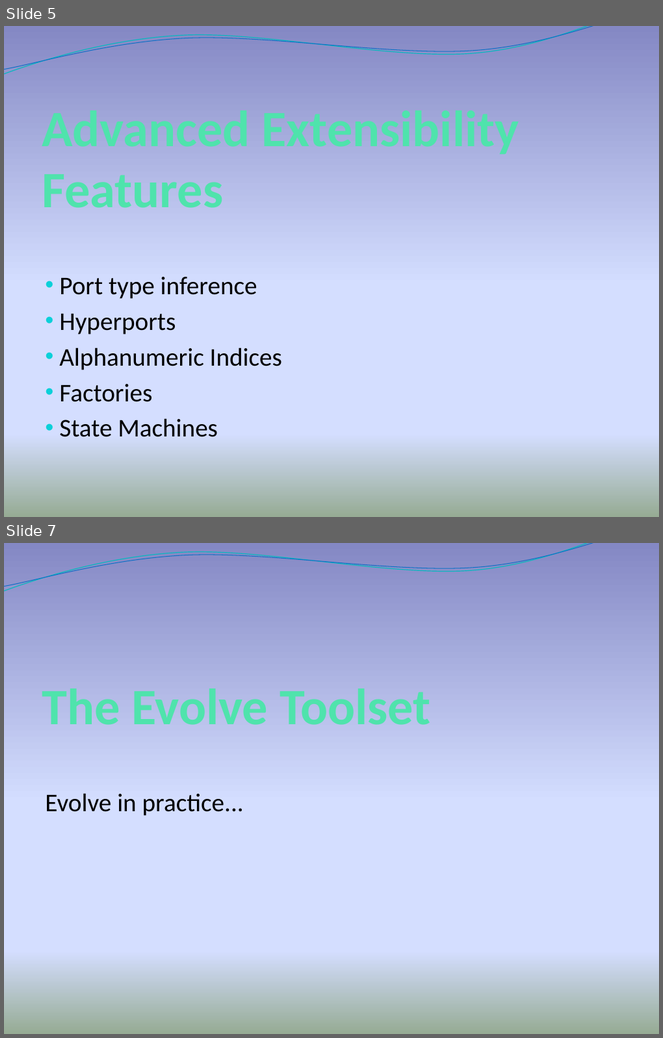
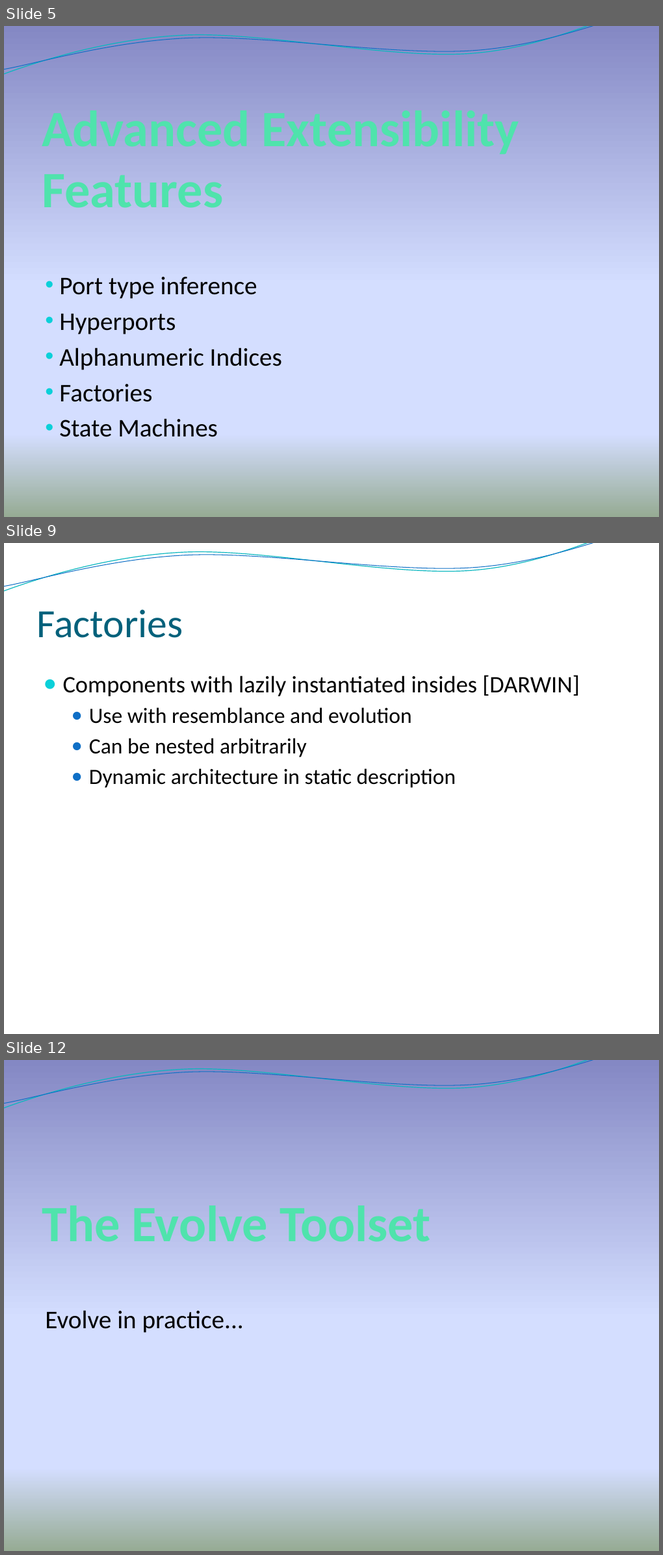
Before and after one commit to Intrinsarc/intrinsarc-evolve, a slide deck: Academic Work/presentations/prague/Evolve - Advanced.pptx. Shown one above the other, each under a label of ours: slides 5 and 7 before the commit, slides 5, 9 and 12 after it; the slides between them are not shown. The pictures are 663x1038 and 663x1555 pixels, drawn with LibreOffice and Linux fonts; fonts in the diff are those of the drawing; background and template pictures are left out. Boxes give left, top, right and bottom in pixels: in the first picture for what was removed or moved away, otherwise in the second. Text is boxed around its words. In the diff, an @@ line names an element or a change of style, - is before the commit and + after.

```diff
--- a/Academic Work/presentations/prague/Evolve - Advanced.pptx
+++ b/Academic Work/presentations/prague/Evolve - Advanced.pptx
@@ slide 9 added at bbox=[4, 543, 659, 1034], background picture (left out); not listed: 2 template elements that a slide beside it also shows @@
@@ title added at bbox=[36, 609, 183, 638], 44 pt, text #04617B @@
+Factories
@@ text added at bbox=[63, 675, 580, 788], 24 pt, text #000000 @@
+● Components with lazily instantiated insides [DARWIN]
+  ● Use with resemblance and evolution
+  ● Can be nested arbitrarily
+  ● Dynamic architecture in static description
@@ what was slide 7 is now slide 12 @@
```
Also in this commit, not shown: 3 slides changed, 11 other slides added, 2 slides removed, 12 other files.
